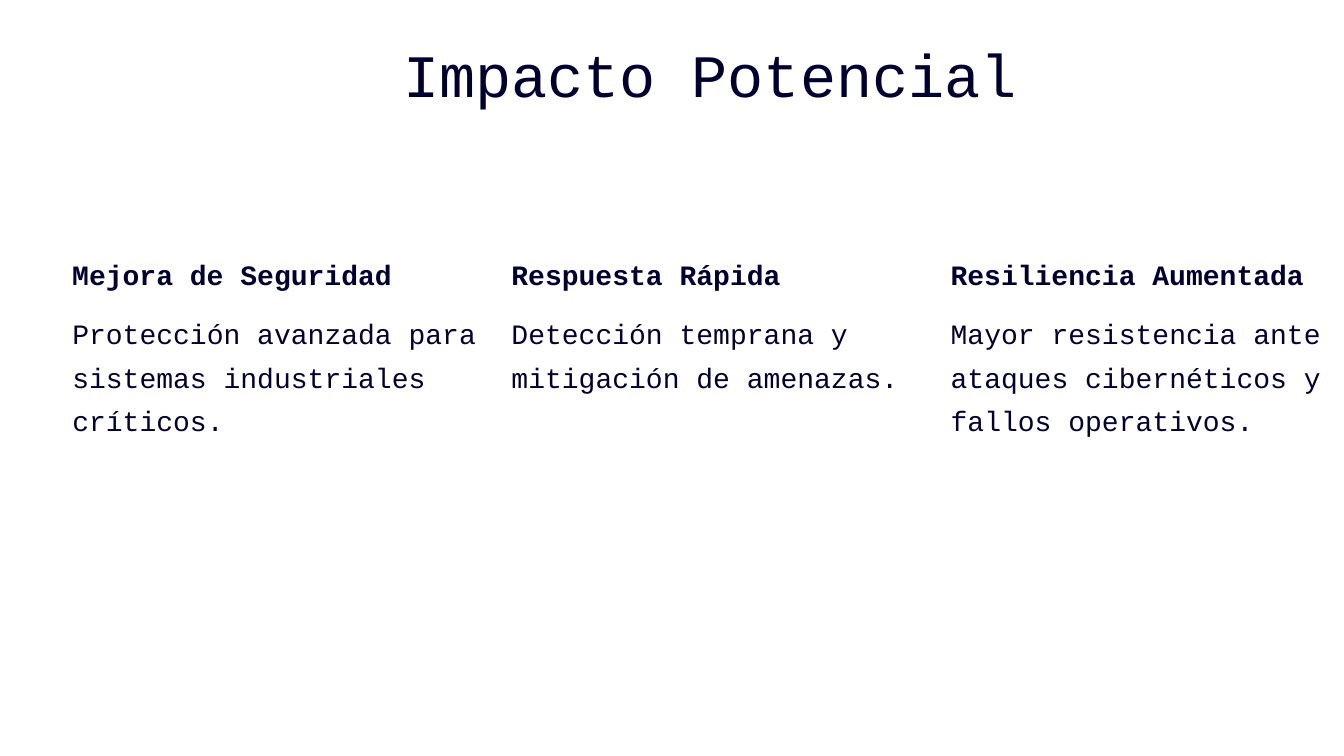
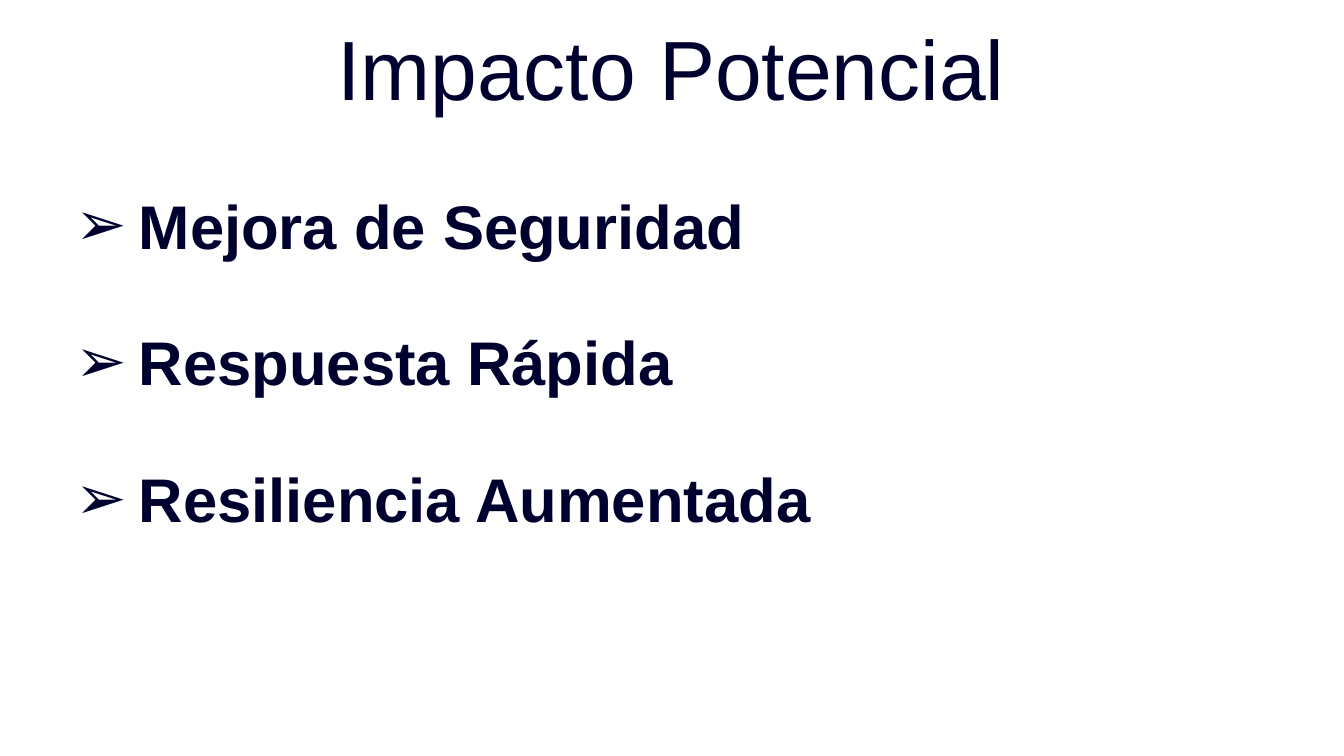
Before and after one commit to NeoUroboros/AnomalyDetection, a slide deck: slide 21 of Deteccion Bien.pptx (slide 14 before the commit). Drawn at 1344x756 pixels with LibreOffice and Linux fonts; fonts in the diff are those of the drawing. Boxes give left, top, right and bottom in pixels: in the first picture for what was removed or moved away, otherwise in the second. Text is boxed around its words. In the diff, an @@ line names an element or a change of style, - is before the commit and + after.

```diff
--- a/Deteccion Bien.pptx
+++ b/Deteccion Bien.pptx
@@ text "Impacto Potencial": place and size @@
-text "Impacto Potencial" at [403, 54, 1017, 110]
+text "Impacto Potencial" at [337, 39, 1004, 115]
@@ text "Impacto Potencial" at [337, 39, 1004, 115]: size 43 to 60 pt, font Courier New to Arial @@
@@ text "Mejora de Seguridad": place and size @@
-text "Mejora de Seguridad" at [72, 265, 391, 291]
+text "Mejora de Seguridad" at [139, 204, 744, 260]
@@ text removed at [72, 325, 476, 432] @@
-Protección avanzada para sistemas industriales críticos.
@@ text removed at [511, 325, 898, 394] @@
-Detección temprana y mitigación de amenazas.
@@ text removed at [951, 325, 1321, 437] @@
-Mayor resistencia ante ataques cibernéticos y fallos operativos.
@@ text "Respuesta Rápida": place and size @@
-text "Respuesta Rápida" at [511, 265, 781, 291]
+text "Respuesta Rápida" at [139, 339, 672, 397]
@@ size 20 to 44 pt, font Courier New to Arial; bullet none to ➢ in 3 elements at [139, 204, 744, 260], [139, 339, 672, 397], [139, 477, 810, 523] @@
@@ text "Resiliencia Aumentada": place and size @@
-text "Resiliencia Aumentada" at [951, 265, 1303, 286]
+text "Resiliencia Aumentada" at [139, 477, 810, 523]
```
Also in this commit, not shown: 13 other slides changed, 10 slides added, 1 slide removed, 10 other files.
